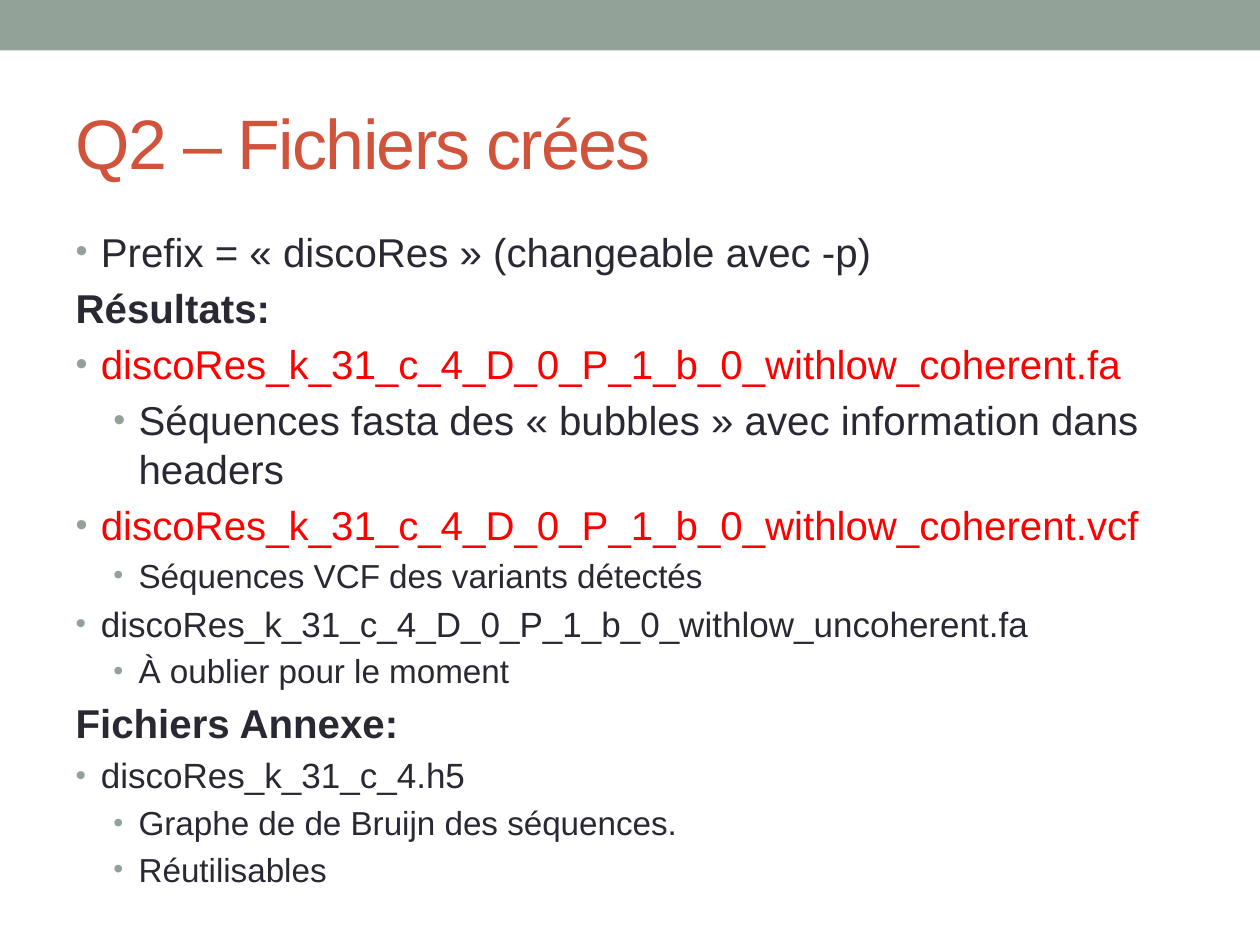
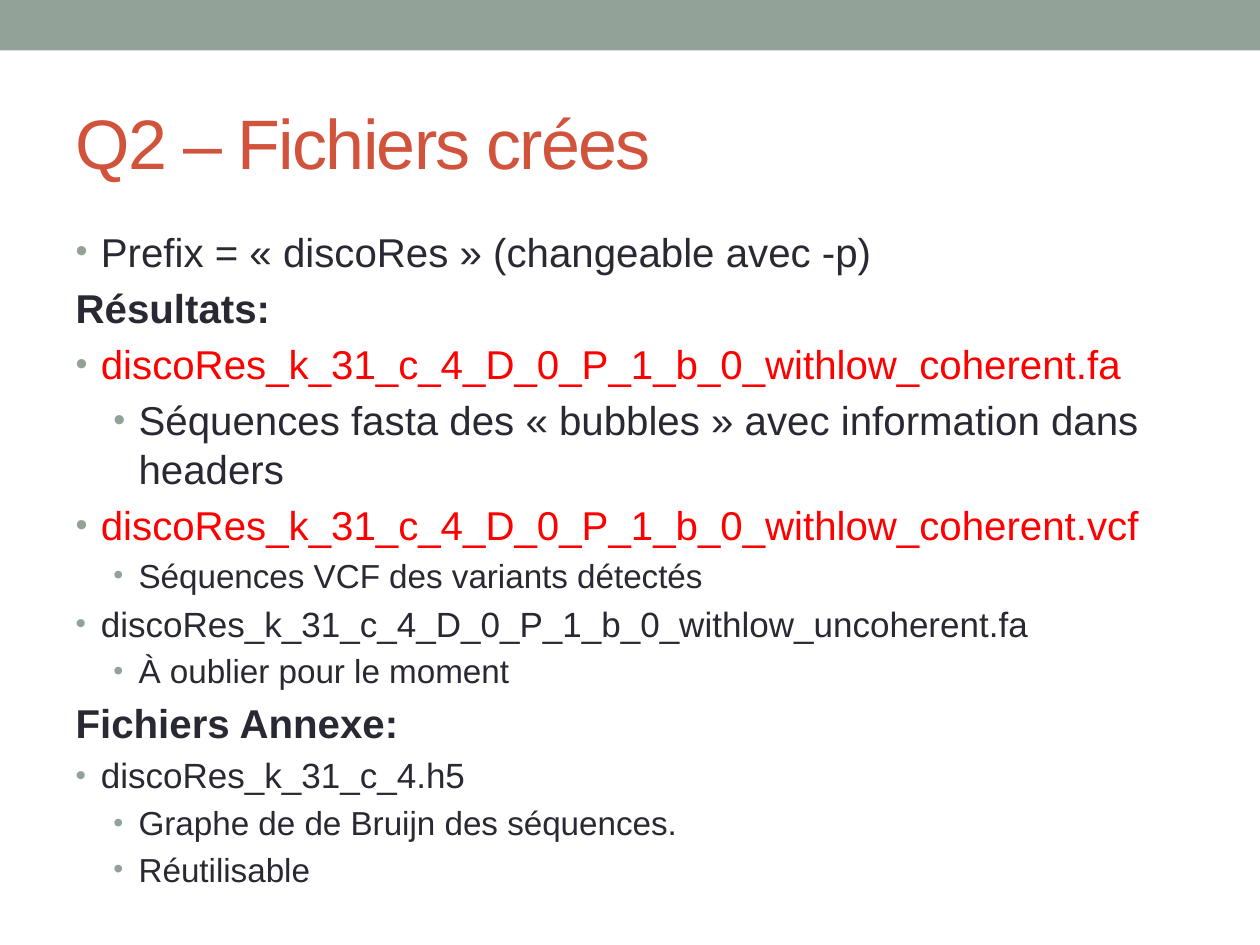
Before and after one commit to GATB/DiscoSnp, a slide deck: slide 2 of donot_release/formation_montpellier/TP_formation_colib'read.pptx. Drawn at 1260x945 pixels with LibreOffice and Linux fonts; fonts in the diff are those of the drawing. Boxes give left, top, right and bottom in pixels: in the first picture for what was removed or moved away, otherwise in the second. Text is boxed around its words. In the diff, an @@ line names an element or a change of style, - is before the commit and + after.

```diff
--- a/donot_release/formation_montpellier/TP_formation_colib'read.pptx
+++ b/donot_release/formation_montpellier/TP_formation_colib'read.pptx
@@ text at bbox=[139, 857, 310, 883]: text changed @@
-  • Réutilisables
+  • Réutilisable
```
Also in this commit, not shown: 14 other slides changed, 2 slides added, 1 slide removed, 6 other files.
